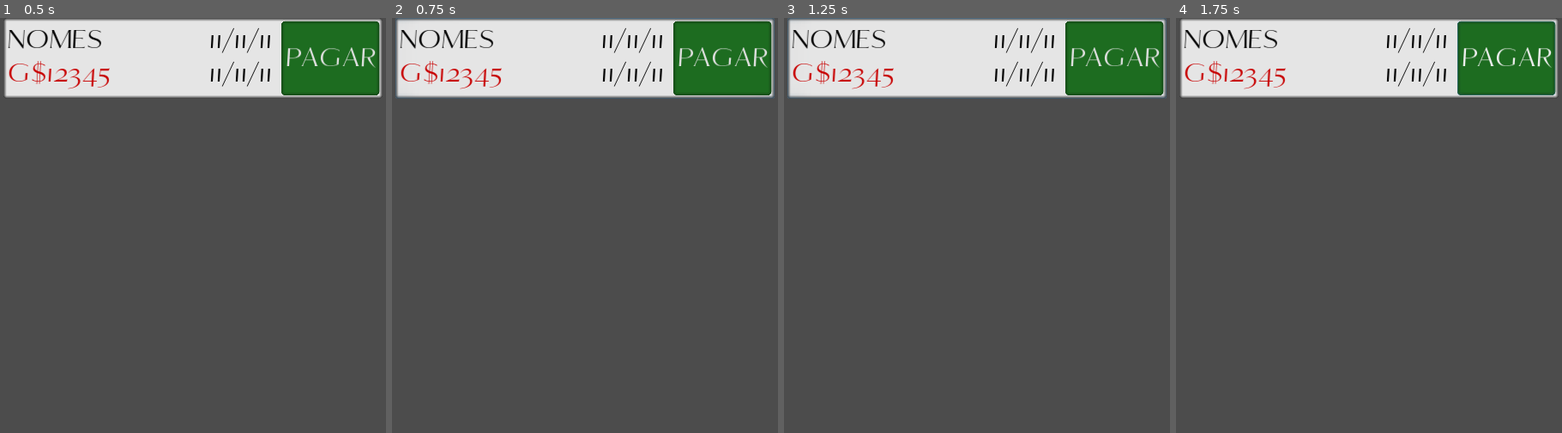
Above: before the commit, frames 1-4 (left to right).
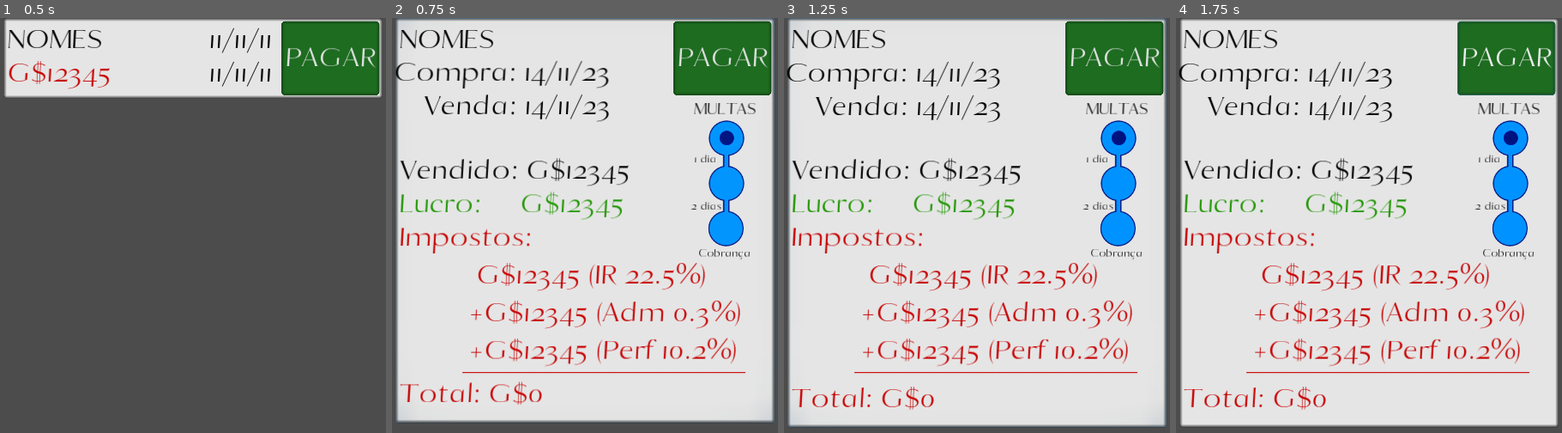
Above: after the commit, the same moments.

Repository: AndreMoukarzel/Grana-Preta
Game: Godot game, scene res://irs/debt/Debt.tscn
Two runs of this game, one before a commit and one after it. Both use one fixed random seed, a clock stepped at 60 frames per second and the inputs below. This scene is started directly instead of the project's main scene.
Inputs:
- Up to frame 1 (0.5 s): no input
- Up to frame 2 (0.75 s): click "NOMES" at 0.5 s
- Up to frame 3 (1.25 s): no input
- Up to frame 4 (1.75 s): click "PAGAR" at 1.25 s

Frame 1 is identical in both runs. In frame 2, 78% of the frame differs, in the area x 0-100%, y 2-98%; in frame 3, 79%, in the area x 0-100%, y 2-99%; in frame 4, 79%.
Error before the commit: Attempt to call function 'interpolate_property' in base 'null instance' on a null instance. (res://irs/debt/Debt.gd:81)
Error after the commit: Attempt to call function 'subtract_money' in base 'null instance' on a null instance. (res://irs/debt/Debt.gd:105)

Commit message:
Fix incorrect Tween names

Diff:
--- a/irs/DebtDisplay.tscn
+++ b/irs/DebtDisplay.tscn
@@ -17,5 +17,6 @@
 
 [node name="Tween" type="Tween" parent="."]
 
+[node name="RotTween" type="Tween" parent="."]
 
 [editable path="SwipeHandler"]
--- a/irs/debt/Debt.tscn
+++ b/irs/debt/Debt.tscn
@@ -218,7 +218,6 @@
 custom_colors/font_color = Color( 0.784314, 0, 0, 1 )
 text = "______________________"
 
-[node name="RotTween" type="Tween" parent="."]
-
+[node name="Tween" type="Tween" parent="."]
 [connection signal="pressed" from="." to="." method="_on_Debt_pressed"]
 [connection signal="pressed" from="Pay" to="." method="_on_Pay_pressed"]
